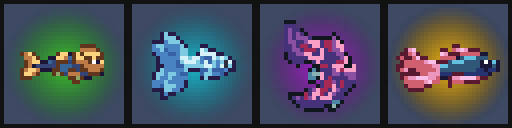
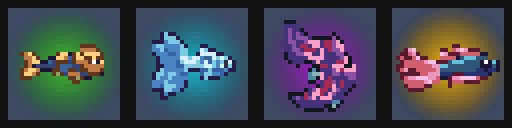
Two versions of the same layered image (512x128). Layer-by-layer changes:
painted on "Livello 2" over [4, 4, 508, 124]
